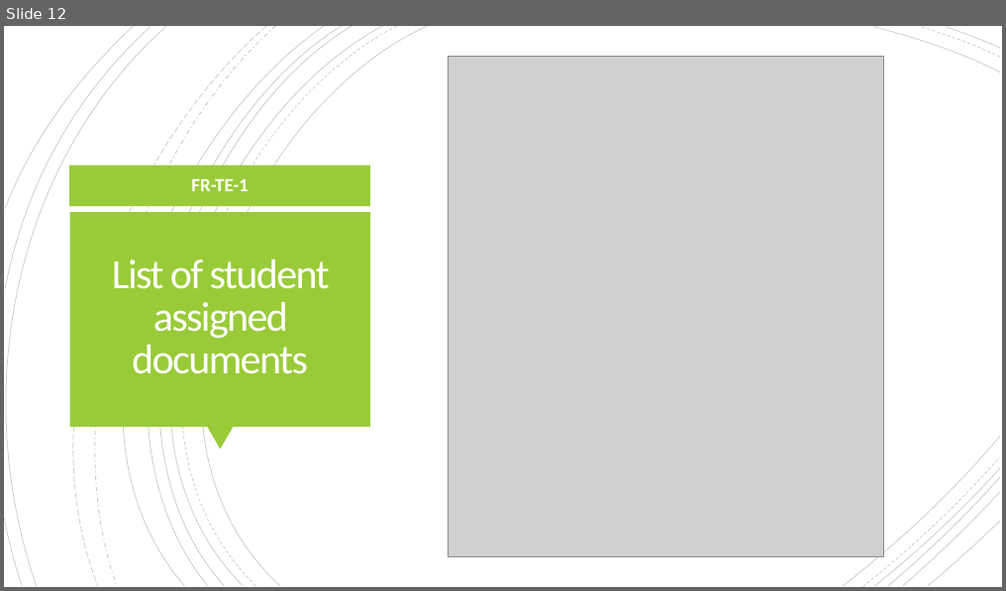
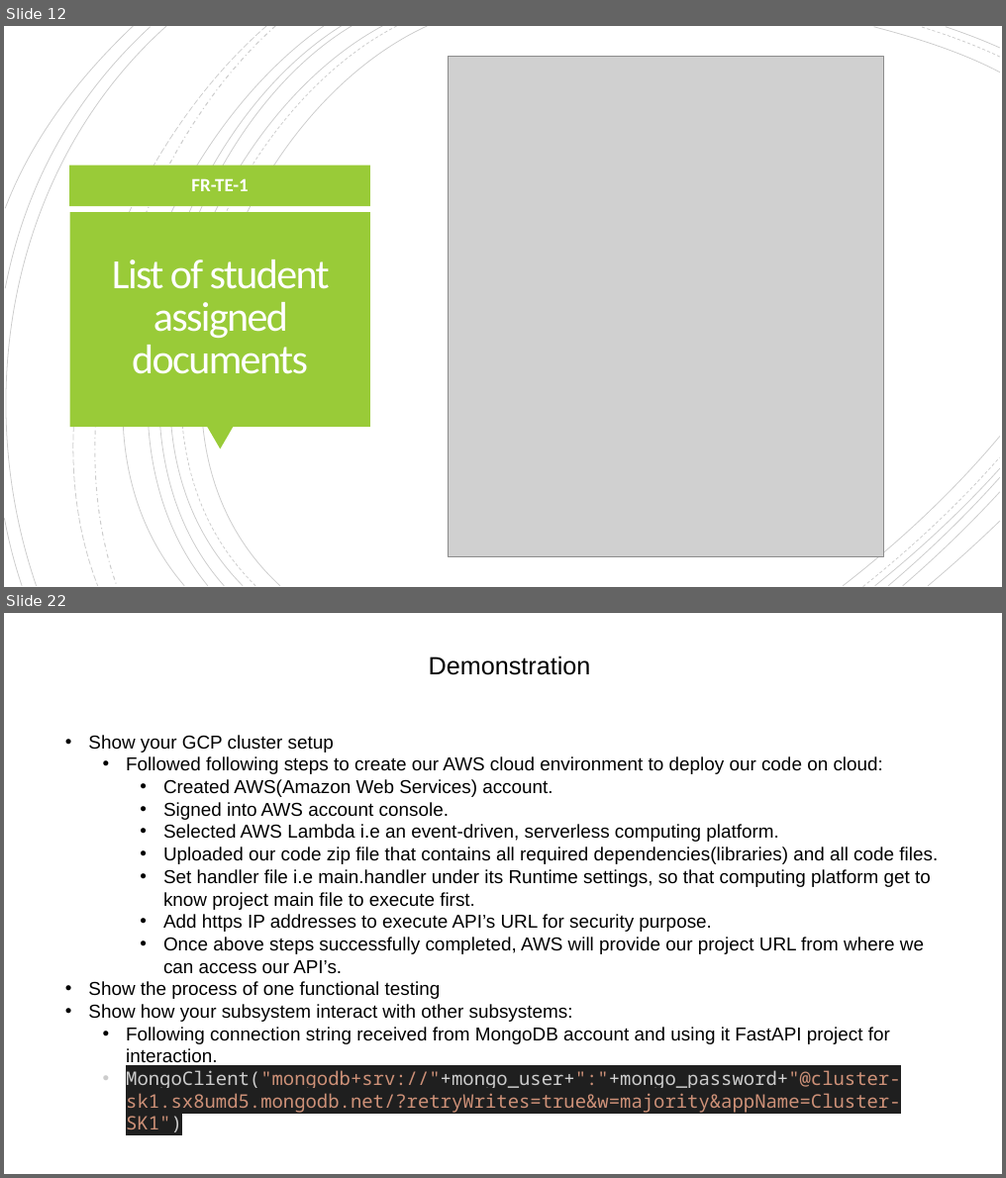
Before and after one commit to GiannaGD/FASTAPI-MONGO-TEACHER-MODULE, a slide deck: simran_presentation/COMP7033 Coursework.pptx. Shown one above the other, each under a label of ours: slide 12 before the commit, slides 12 and 22 after it; the slides between them are not shown. The pictures are 1006x591 and 1006x1178 pixels, drawn with LibreOffice and Linux fonts; fonts in the diff are those of the drawing; grey boxes stand for pictures. Boxes give left, top, right and bottom in pixels: in the first picture for what was removed or moved away, otherwise in the second. Text is boxed around its words. In the diff, an @@ line names an element or a change of style, - is before the commit and + after.

```diff
--- a/simran_presentation/COMP7033 Coursework.pptx
+++ b/simran_presentation/COMP7033 Coursework.pptx
@@ slide 22 added at (x1=4, y1=613, x2=1002, y2=1174), background #FFFFFF @@
@@ text added at (x1=429, y1=656, x2=591, y2=675), 24 pt, text #000000 @@
+Demonstration
@@ text added at (x1=88, y1=735, x2=938, y2=1137), 18 pt, text #000000 @@
+• Show your GCP cluster setup
+  • Followed following steps to create our AWS cloud environment to deploy our code on cloud:
+    • Created AWS(Amazon Web Services) account.
+    • Signed into AWS account console.
+    • Selected AWS Lambda i.e an event-driven, serverless computing platform.
+    • Uploaded our code zip file that contains all required dependencies(libraries) and all code files.
+    • Set handler file i.e main.handler under its Runtime settings, so that computing platform get to know project main file to execute first.
+    • Add https IP addresses to execute API’s URL for security purpose.
+    • Once above steps successfully completed, AWS will provide our project URL from where we can access our API’s.
+• Show the process of one functional testing
+• Show how your subsystem interact with other subsystems:
+  • Following connection string received from MongoDB account and using it FastAPI project for interaction.
+  • MongoClient("mongodb+srv://"+mongo_user+":"+mongo_password+"@cluster-sk1.sx8umd5.mongodb.net/?retryWrites=true&w=majority&appName=Cluster-SK1")
```
Also in this commit, not shown: 1 slide changed, 9 other slides added, 2 other files.
